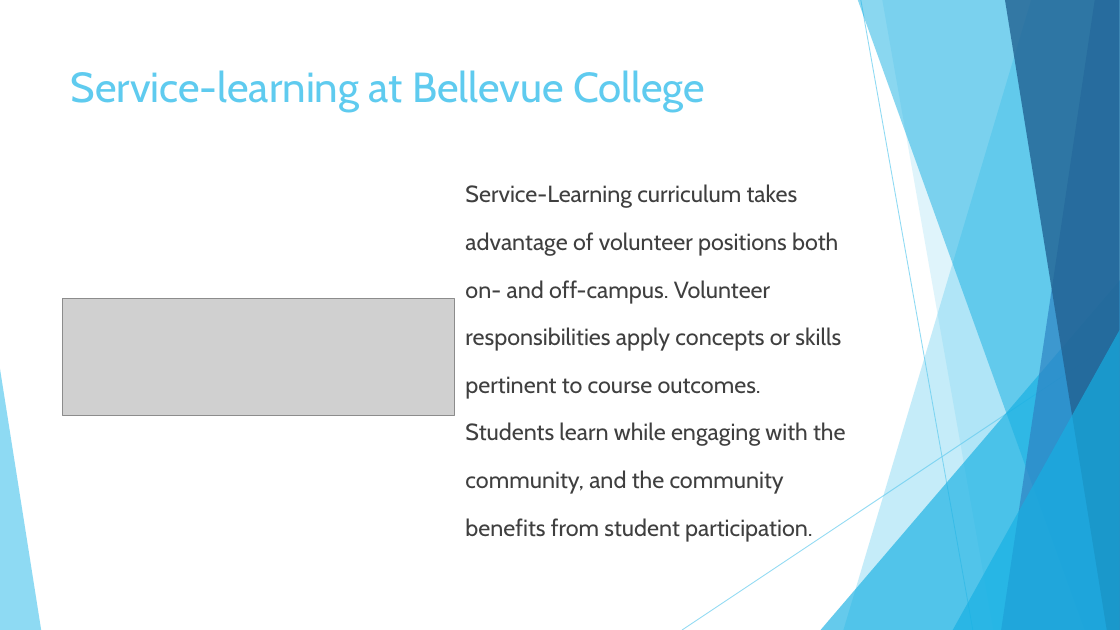
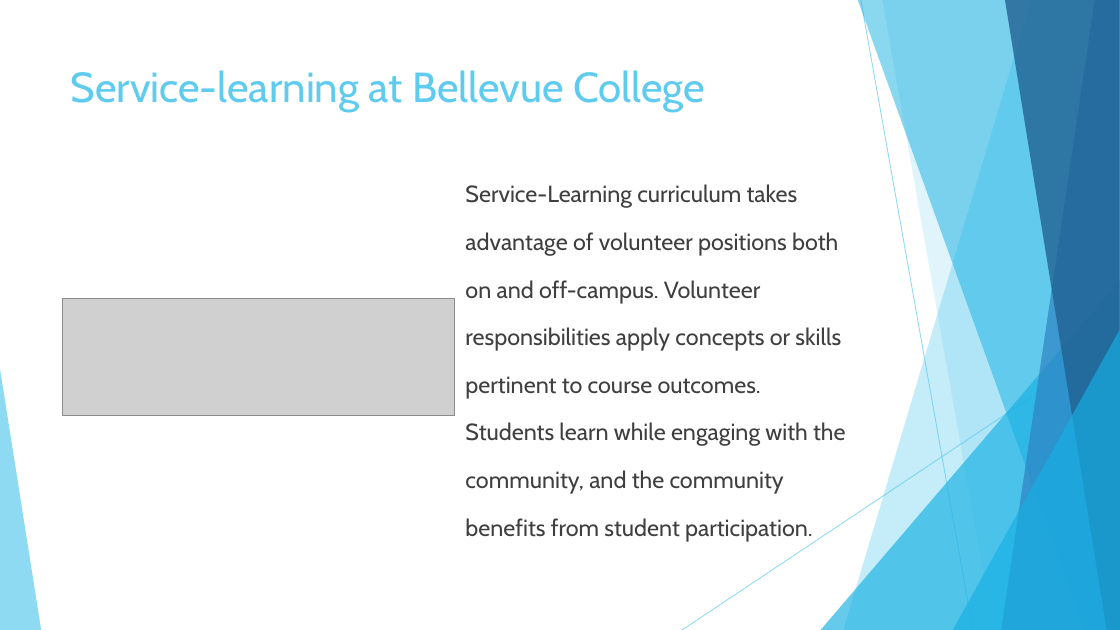
Before and after one commit to jpmarinacci/capstone, a slide deck: slide 3 of documentation/eLeapDeck-06052018.pptx. Drawn at 1120x630 pixels with LibreOffice and Linux fonts; fonts in the diff are those of the drawing; grey boxes stand for pictures. Boxes give left, top, right and bottom in pixels: in the first picture for what was removed or moved away, otherwise in the second. Text is boxed around its words. In the diff, an @@ line names an element or a change of style, - is before the commit and + after.

Commit message:
ppt updates

```diff
--- a/documentation/eLeapDeck-06052018.pptx
+++ b/documentation/eLeapDeck-06052018.pptx
@@ text at [465,184,845,542]: text changed @@
-Service-Learning curriculum takes advantage of volunteer positions both on- and off-campus. Volunteer responsibilities apply concepts or skills pertinent to course outcomes. Students learn while engaging with the community, and the community benefits from student participation.
+Service-Learning curriculum takes advantage of volunteer positions both on and off-campus. Volunteer responsibilities apply concepts or skills pertinent to course outcomes. Students learn while engaging with the community, and the community benefits from student participation.
```
Also in this commit, not shown: 2 other slides changed.
